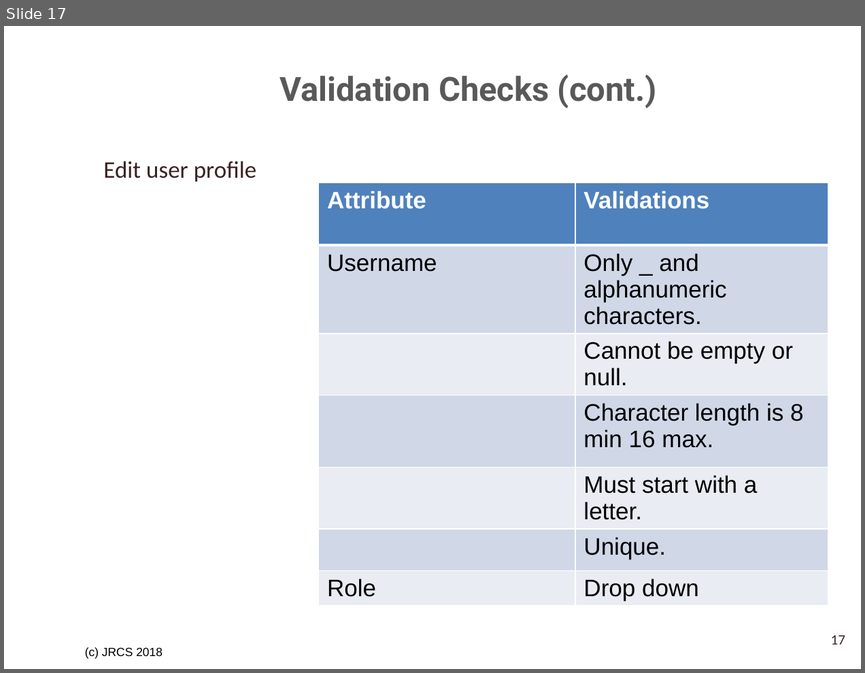
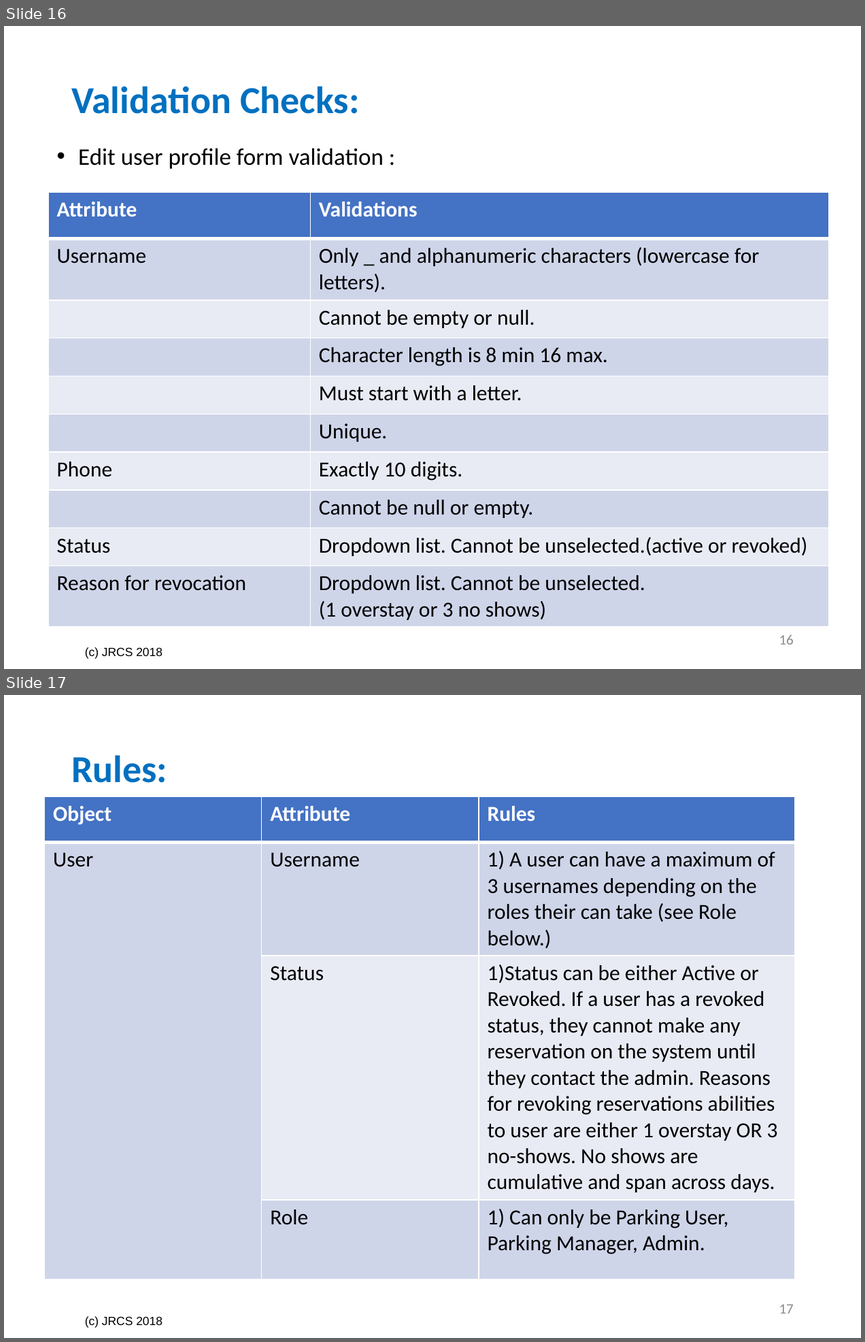
Before and after one commit to SrihariShastry/UTA_Parking, a slide deck: Project_Analysis_Team_3/Validation Checks and Rules Tables.pptx. Shown one above the other, each under a label of ours: slide 17 before the commit, slides 16 and 17 after it. The pictures are 865x673 and 865x1342 pixels, drawn with LibreOffice and Linux fonts; fonts in the diff are those of the drawing; background and template pictures are left out. Boxes give left, top, right and bottom in pixels: in the first picture for what was removed or moved away, otherwise in the second. Text is boxed around its words. In the diff, an @@ line names an element or a change of style, - is before the commit and + after.

Commit message:
Reviewed validations and rules ppt

```diff
--- a/Project_Analysis_Team_3/Validation Checks and Rules Tables.pptx
+++ b/Project_Analysis_Team_3/Validation Checks and Rules Tables.pptx
@@ slide 17 added at [4,695,861,1338], background #FFFFFF; not listed: 1 template element that a slide beside it also shows @@
@@ title added at [71,755,167,783], 32 pt, text #0070C0, bold @@
+Rules:
@@ table added at [44,797,794,1274], 4 rows, 3 columns @@
+Object | Attribute | Rules
+User | Username | 1) A user can have a maximum of 3 usernames depending on the roles their can take (see Role below.)
+ | Status | 1)Status can be either Active or Revoked. If a user has a revoked status, they cannot make any reservation on the system until they contact the admin. Reasons for revoking reservations abilities to user are either 1 overstay OR 3 no-shows. No shows are cumulative and span across days.
+ | Role | 1) Can only be Parking User, Parking Manager, Admin.
@@ page number added at [779,1304,793,1313], 12 pt, text #8C8C8C @@
+17
@@ what was slide 17 is now slide 16 @@
@@ slide 16 changed as well @@
@@ title at [71,86,359,114]: text changed; size 28 to 32 pt; font Roboto to Calibri; text colour #595959 to #0070C0 @@
-Validation Checks (cont.)
+Validation Checks:
@@ text at [78,148,383,169]: text changed; text colour #3A2222 to #000000 @@
-Edit user profile
+• Edit user profile form validation :
@@ table at [49,192,829,626] @@
-row 2, column 2: Only _ and alphanumeric characters.
+row 2, column 2: Only _ and alphanumeric characters (lowercase for letters).
-row 7: Role | Drop down
+row 7: Phone | Exactly 10 digits.
+row 8:  | Cannot be null or empty.
+row 9: Status | Dropdown list. Cannot be unselected.(active or revoked)
+row 10: Reason for revocation | Dropdown list. Cannot be unselected. / (1 overstay or 3 no shows)
@@ table: place and size @@
-table at [318,183,828,603]
+table at [49,192,829,626]
@@ page number added at [779,635,793,644], 12 pt, text #8C8C8C @@
+16
@@ page number removed at [831,635,845,644] @@
-17
```
Also in this commit, not shown: 10 other slides changed, 10 other slides added, 13 slides removed, 9 other files.
